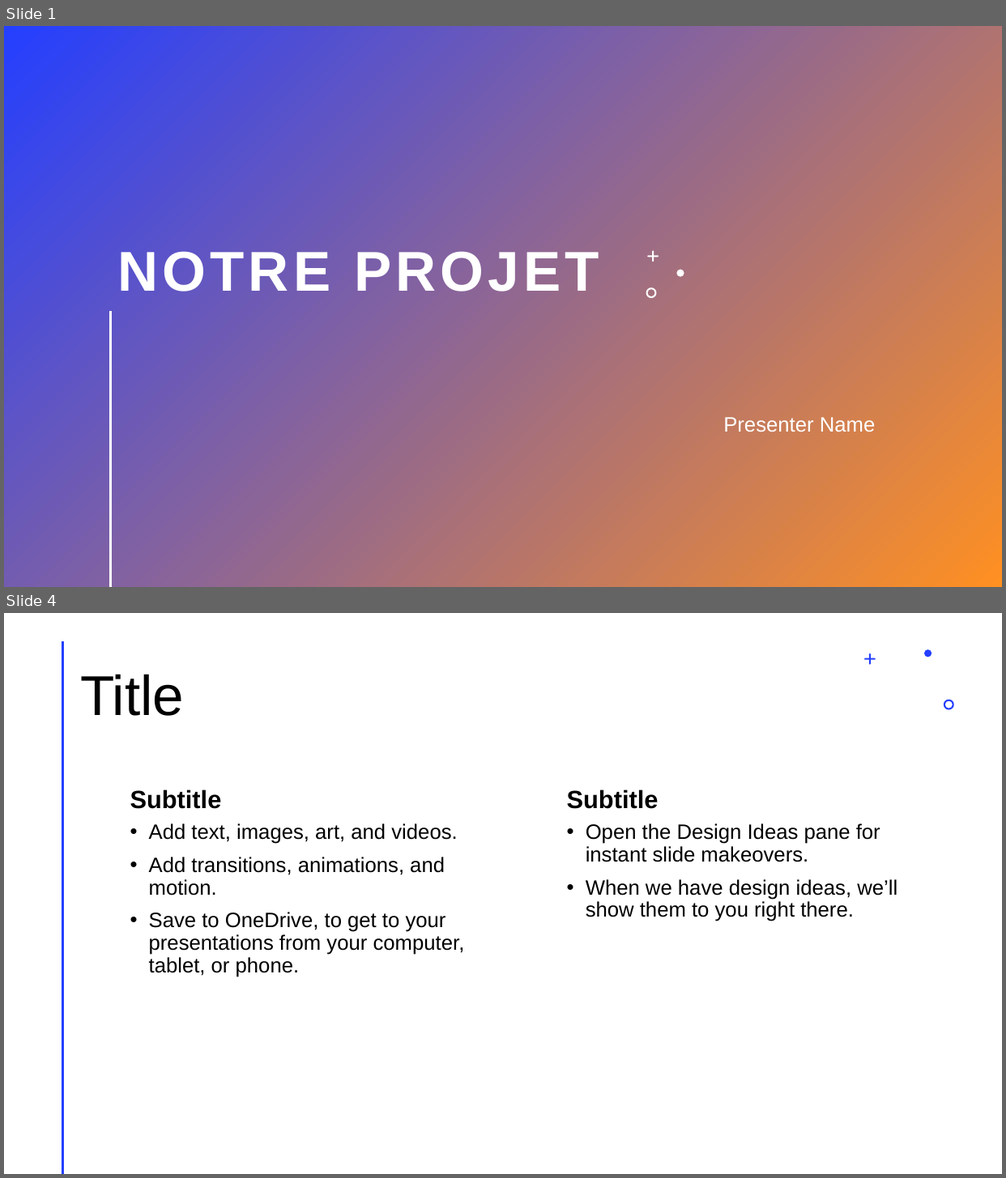
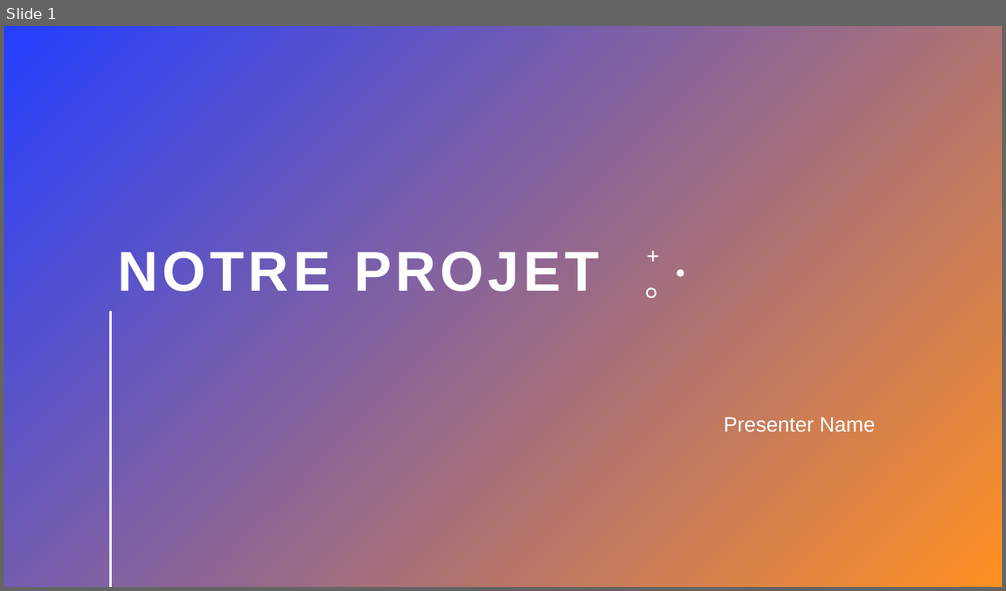
Before and after one commit to seiemens/snpt, a slide deck: doku/Notre Projet.pptx. Shown one above the other, each under a label of ours: slides 1 and 4 before the commit, slide 1 after it; the slides between them are not shown. The pictures are 1006x1178 and 1006x591 pixels, drawn with LibreOffice and Linux fonts; fonts in the diff are those of the drawing. Boxes give left, top, right and bottom in pixels: in the first picture for what was removed or moved away, otherwise in the second. Text is boxed around its words. In the diff, an @@ line names an element or a change of style, - is before the commit and + after.

```diff
--- a/doku/Notre Projet.pptx
+++ b/doku/Notre Projet.pptx
@@ slide 4 removed at (4,613,1002,1174), background #FFFFFF @@
@@ line removed from (62, 642) to (62, 1174) @@
@@ freeform shape removed at (864,653,876,665) @@
@@ freeform shape removed at (924,649,931,658) @@
@@ title removed at (80,674,184,716) @@
-Title
@@ freeform shape removed at (944,699,954,709) @@
@@ text removed at (130,790,222,809) @@
-Subtitle
@@ text removed at (567,790,658,809) @@
-Subtitle
@@ text removed at (149,824,465,977) @@
-• Add text, images, art, and videos.
-• Add transitions, animations, and motion.
-• Save to OneDrive, to get to your presentations from your computer, tablet, or phone.
@@ text removed at (586,824,897,922) @@
-• Open the Design Ideas pane for instant slide makeovers.
-• When we have design ideas, we’ll show them to you right there.
```
Also in this commit, not shown: 1 slide changed, 2 slides added, 1 other slide removed.
